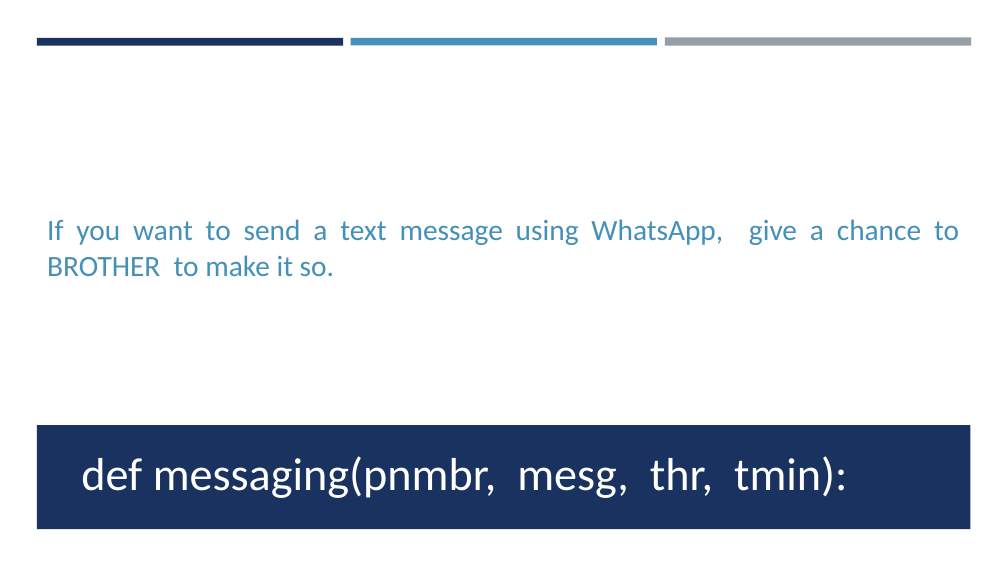
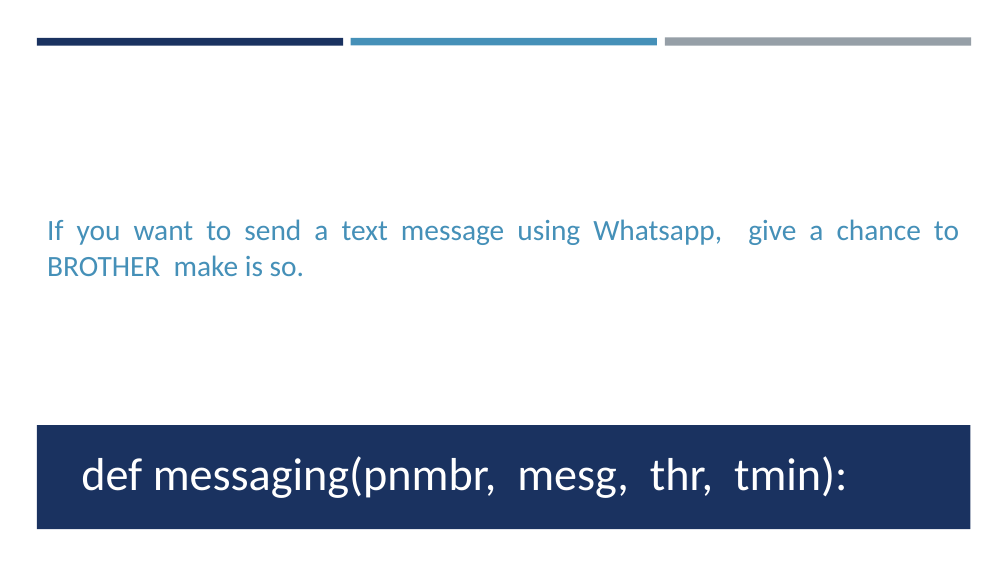
Before and after one commit to GopalSharma16/BROTHER-The-A.I., a slide deck: slide 13 of BROTHER.pptx (slide 10 before the commit). Drawn at 1008x567 pixels with LibreOffice and Linux fonts; fonts in the diff are those of the drawing. Boxes give left, top, right and bottom in pixels: in the first picture for what was removed or moved away, otherwise in the second. Text is boxed around its words. In the diff, an @@ line names an element or a change of style, - is before the commit and + after.

Commit message:
ppt completed

```diff
--- a/BROTHER.pptx
+++ b/BROTHER.pptx
@@ text at bbox=[47, 219, 959, 276]: text changed @@
-If you want to send a text message using WhatsApp, give a chance to BROTHER to make it so.
+If you want to send a text message using Whatsapp, give a chance to BROTHER make is so.
```
Also in this commit, not shown: 12 slides added.
